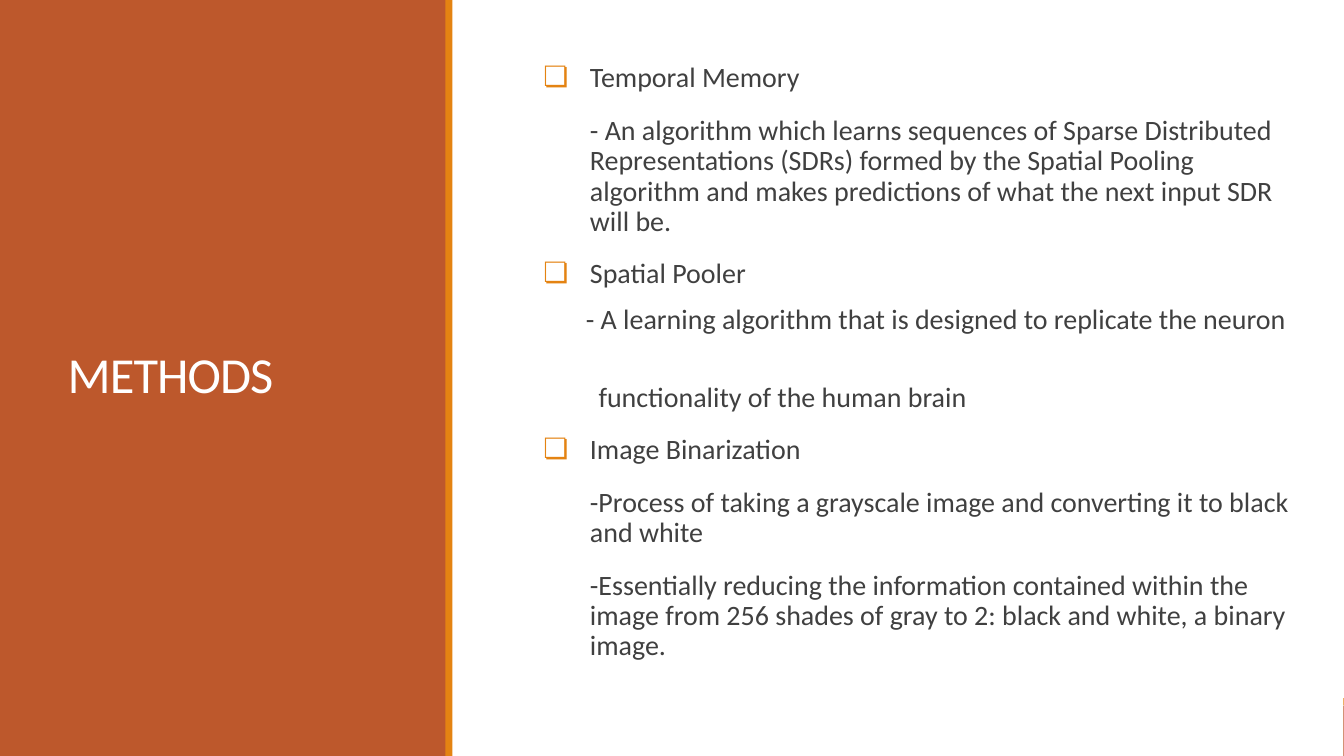
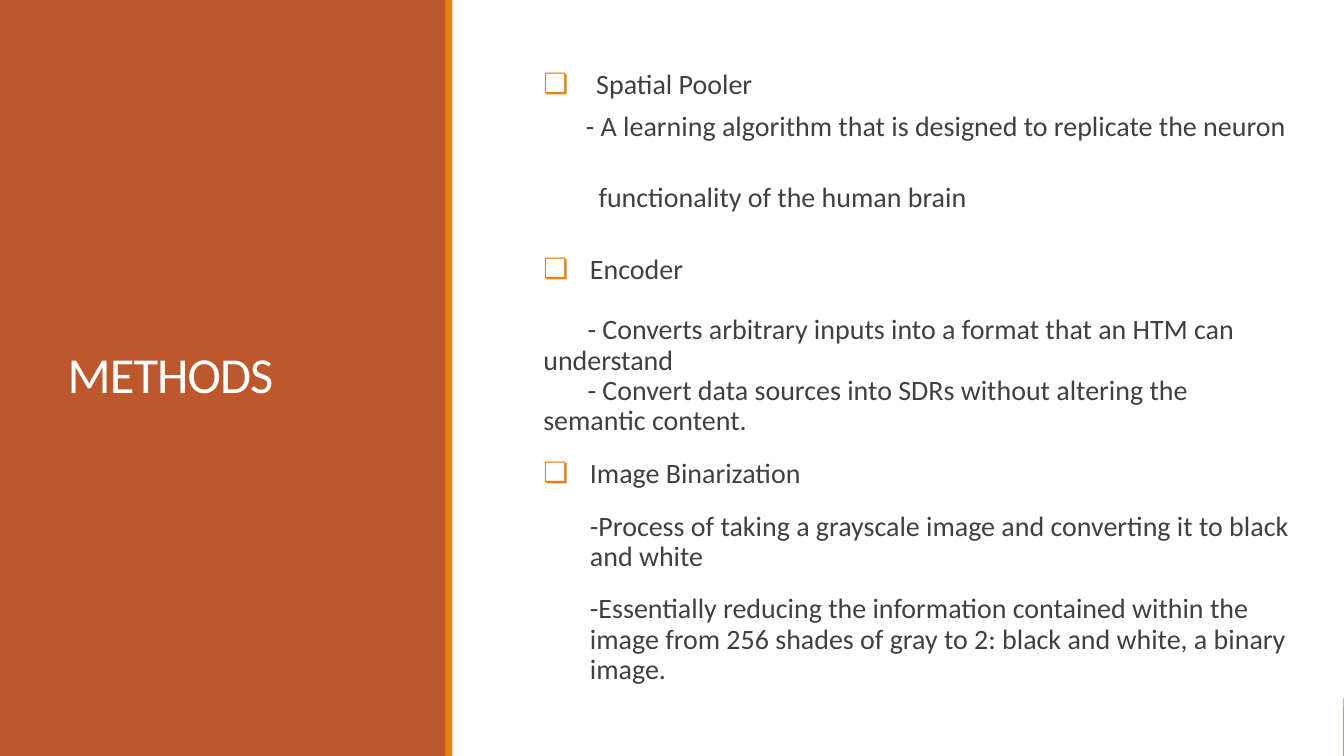
Before and after one commit to VeenaAlphonsa/neocortexapi-classification, a slide deck: slide 6 of MySEProject/Documentation/Presentation - ANALYSE IMAGE CLASSIFICATION.pptx. Drawn at 1344x756 pixels with LibreOffice and Linux fonts; fonts in the diff are those of the drawing. Boxes give left, top, right and bottom in pixels: in the first picture for what was removed or moved away, otherwise in the second. Text is boxed around its words. In the diff, an @@ line names an element or a change of style, - is before the commit and + after.

```diff
--- a/MySEProject/Documentation/Presentation - ANALYSE IMAGE CLASSIFICATION.pptx
+++ b/MySEProject/Documentation/Presentation - ANALYSE IMAGE CLASSIFICATION.pptx
@@ text at <box>590,67,1272,231</box>: paragraphs removed @@
-❏ Temporal Memory
-- An algorithm which learns sequences of Sparse Distributed Representations (SDRs) formed by the Spatial Pooling algorithm and makes predictions of what the next input SDR will be.
@@ text at <box>599,116,1285,212</box>: line spacing 1 to 0.9 @@
@@ text at <box>543,259,1234,430</box>: paragraphs added @@
+❏ Encoder
+- Converts arbitrary inputs into a format that an HTM can understand
+- Convert data sources into SDRs without altering the semantic content.
```
Also in this commit, not shown: 2 other slides changed, 1 slide added, 2 other files.
